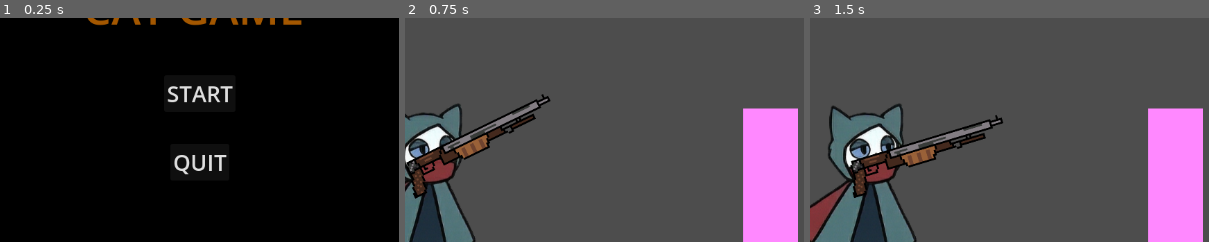
Above: before the commit, frames 1-3 (left to right).
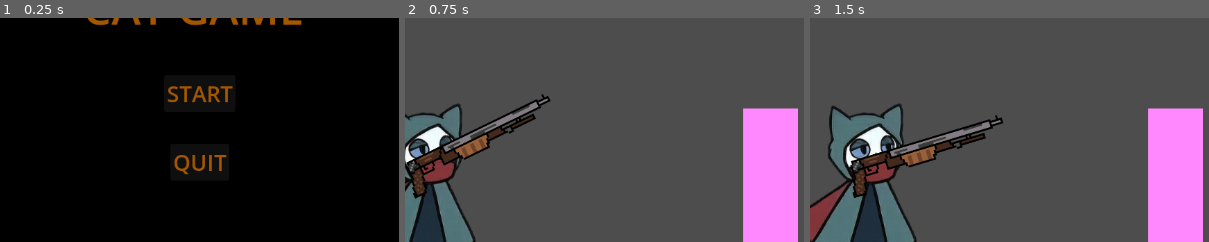
Above: after the commit, the same moments.

Repository: XN1005/QS_Impact
Game: Godot game, scene res://scenes/main_menu.tscn
The game is run twice, just before and just after one commit, with the same random seed, the same clock (stepped at 60 frames per second) and the same inputs.
Inputs (mouse positions are % of the whole screen's width and height, from its top left):
- Up to frame 1 (0.25 s): no input
- Up to frame 2 (0.75 s): click "START" at 0.5 s
- Up to frame 3 (1.5 s): tap Enter at 1.25 s; move the mouse to (72, 45) at 1.27 s; hold Right (ui_right) from 1.28 s (still down); tap T (15-HP) at 1.35 s
The pictures show only the part of the screen within x 25-75%, y 30-80%; the shares and areas given below are measured in that part.

The runs differ from the first frame. In frame 1, 1.0% of the frame differs, in the area x 41-59%, y 30-71%; in frame 2, nothing differs; in frame 3, nothing differs.

Commit message:
added Pause Menu

Diff:
--- a/scenes/MAIN_SCENE.tscn
+++ b/scenes/MAIN_SCENE.tscn
@@ -3,6 +3,7 @@
 [ext_resource type="PackedScene" uid="uid://p8e8qwgigc2v" path="res://scenes/Player_Movement_Test.tscn" id="1_awche"]
 [ext_resource type="PackedScene" uid="uid://dfhxxn757o3fw" path="res://assets/test_ground.tscn" id="2_qyadn"]
 [ext_resource type="PackedScene" uid="uid://bamdb672knciu" path="res://assets/wall_test.tscn" id="3_ipxtu"]
+[ext_resource type="PackedScene" uid="uid://detq8tdq7818t" path="res://scenes/pause_menu.tscn" id="4_a72qe"]
 
 [node name="Node2D" type="Node2D" unique_id=1308558507]
 
@@ -17,3 +18,7 @@
 
 [node name="Camera2D" type="Camera2D" parent="." unique_id=1609645849]
 position = Vector2(234, 276)
+
+[node name="CanvasLayer" type="CanvasLayer" parent="." unique_id=2080469048]
+
+[node name="PauseMenu" parent="CanvasLayer" unique_id=657724120 instance=ExtResource("4_a72qe")]
--- a/scenes/main_menu.tscn
+++ b/scenes/main_menu.tscn
@@ -9,7 +9,8 @@
 anchor_bottom = 1.0
 grow_horizontal = 2
 grow_vertical = 2
-script = ExtResource("1_06t4h")
+script = ExtResource("1_l6cm7")
+metadata/_edit_use_anchors_ = true
 
 [node name="ColorRect" type="ColorRect" parent="." unique_id=876886830]
 layout_mode = 1
@@ -19,6 +20,7 @@
 grow_horizontal = 2
 grow_vertical = 2
 color = Color(0, 0, 0, 1)
+metadata/_edit_use_anchors_ = true
 
 [node name="TitleLabel" type="Label" parent="." unique_id=1680965122]
 layout_mode = 1
@@ -33,6 +35,7 @@
 theme_override_colors/font_color = Color(0.6377969, 0.3425194, 0, 1)
 theme_override_font_sizes/font_size = 64
 text = "CAT GAME"
+metadata/_edit_use_anchors_ = true
 
 [node name="StartButton" type="Button" parent="." unique_id=1689424568]
 layout_mode = 1
@@ -47,9 +50,10 @@
 offset_bottom = 5.0
 grow_horizontal = 2
 grow_vertical = 2
-theme_override_colors/font_color = Color(0.875, 0.875, 0.875, 1)
+theme_override_colors/font_color = Color(0.6392157, 0.34117648, 0, 1)
 theme_override_font_sizes/font_size = 32
 text = "START"
+metadata/_edit_use_anchors_ = true
 
 [node name="QuitButton" type="Button" parent="." unique_id=1676512732]
 layout_mode = 1
@@ -64,8 +68,10 @@
 offset_bottom = 104.0
 grow_horizontal = 2
 grow_vertical = 2
+theme_override_colors/font_color = Color(0.6392157, 0.34117648, 0, 1)
 theme_override_font_sizes/font_size = 32
 text = "QUIT"
+metadata/_edit_use_anchors_ = true
 
 [connection signal="pressed" from="StartButton" to="." method="_on_start_button_pressed"]
 [connection signal="pressed" from="QuitButton" to="." method="_on_quit_button_pressed"]
--- a/scenes/pause_menu.tscn
+++ b/scenes/pause_menu.tscn
@@ -1,4 +1,6 @@
 [gd_scene format=3 uid="uid://detq8tdq7818t"]
+
+[ext_resource type="Script" uid="uid://ck8wrnwqpvd5m" path="res://scripts/pause_menu.gd" id="1_n87rw"]
 
 [node name="PauseMenu" type="Control" unique_id=657724120]
 layout_mode = 3
@@ -7,3 +9,89 @@
 anchor_bottom = 1.0
 grow_horizontal = 2
 grow_vertical = 2
+script = ExtResource("1_n87rw")
+metadata/_edit_use_anchors_ = true
+
+[node name="ColorRect" type="ColorRect" parent="." unique_id=43818519]
+layout_mode = 1
+anchors_preset = 15
+anchor_right = 1.0
+anchor_bottom = 1.0
+grow_horizontal = 2
+grow_vertical = 2
+color = Color(0, 0, 0, 1)
+metadata/_edit_use_anchors_ = true
+
+[node name="Label" type="Label" parent="." unique_id=1250363240]
+layout_mode = 1
+anchors_preset = 8
+anchor_left = 0.5
+anchor_top = 0.5
+anchor_right = 0.5
+anchor_bottom = 0.5
+offset_left = -56.0
+offset_top = -159.0
+offset_right = 56.0
+offset_bottom = -136.0
+grow_horizontal = 2
+grow_vertical = 2
+theme_override_colors/font_color = Color(0.6392157, 0.34117648, 0, 1)
+theme_override_font_sizes/font_size = 64
+text = "GAME PAUSED"
+metadata/_edit_use_anchors_ = true
+
+[node name="ResumeButton" type="Button" parent="." unique_id=1009887823]
+layout_mode = 1
+anchors_preset = 8
+anchor_left = 0.5
+anchor_top = 0.5
+anchor_right = 0.5
+anchor_bottom = 0.5
+offset_left = -74.5
+offset_top = -48.0
+offset_right = 74.5
+offset_bottom = 5.0
+grow_horizontal = 2
+grow_vertical = 2
+theme_override_colors/font_color = Color(0.6392157, 0.34117648, 0, 1)
+theme_override_font_sizes/font_size = 32
+text = "Continue"
+
+[node name="MainMenu Button" type="Button" parent="." unique_id=401870982]
+layout_mode = 1
+anchors_preset = 8
+anchor_left = 0.5
+anchor_top = 0.5
+anchor_right = 0.5
+anchor_bottom = 0.5
+offset_left = -91.0
+offset_top = 51.0
+offset_right = 91.0
+offset_bottom = 104.0
+grow_horizontal = 2
+grow_vertical = 2
+theme_override_colors/font_color = Color(0.6392157, 0.34117648, 0, 1)
+theme_override_font_sizes/font_size = 32
+text = "Main Menu"
+
+[node name="QuitButton" type="Button" parent="." unique_id=648560414]
+layout_mode = 1
+anchors_preset = -1
+anchor_left = 0.4856771
+anchor_top = 0.6203704
+anchor_right = 0.51432294
+anchor_bottom = 0.654321
+offset_left = -21.0
+offset_top = 74.0
+offset_right = 21.0
+offset_bottom = 105.0
+grow_horizontal = 2
+grow_vertical = 2
+theme_override_colors/font_color = Color(0.6392157, 0.34117648, 0, 1)
+theme_override_font_sizes/font_size = 32
+text = "Quit"
+metadata/_edit_use_anchors_ = true
+
+[connection signal="pressed" from="ResumeButton" to="." method="_on_resume_button_pressed"]
+[connection signal="pressed" from="MainMenu Button" to="." method="_on_main_menu_button_pressed"]
+[connection signal="pressed" from="QuitButton" to="." method="_on_quit_button_pressed"]
--- a/scripts/icon.gd
+++ b/scripts/icon.gd
@@ -26,6 +26,9 @@
 @export var rifle_cd = 0.08
 @export var railgun_cd = 10.0
 @export var switch_weapon_cd = 2.0
+
+# UI
+@onready var pause_menu: Control = $"../CanvasLayer/PauseMenu"
 
 # Miscellaneous
 var can_dash = true
@@ -81,6 +84,13 @@
 	print("Game Over!")
 
 func _physics_process(delta: float) -> void:
+	# Pause Menu
+	if Input.is_action_just_pressed("ui_cancel"):
+		if get_tree().paused:
+			pause_menu.close()
+		else:
+			pause_menu.open()
+
 	if current_sp < shield:
 		current_sp += 0.3 * delta
 		sp_bar.value = current_sp
--- /dev/null
+++ b/scripts/pause_menu.gd
@@ -0,0 +1,23 @@
+extends Control
+
+func _ready():
+	visible = false
+	process_mode = Node.PROCESS_MODE_WHEN_PAUSED
+
+func open():
+	visible = true
+	get_tree().paused = true
+
+func close():
+	visible = false
+	get_tree().paused = false
+
+func _on_resume_button_pressed():
+	close()
+
+func _on_main_menu_button_pressed():
+	get_tree().paused = false
+	get_tree().change_scene_to_file("res://scenes/main_menu.tscn")
+
+func _on_quit_button_pressed():
+	get_tree().quit()
Not shown: 1 places in scenes/main_menu.tscn that only renumber resources
Not shown, added: scripts/pause_menu.gd.uid
